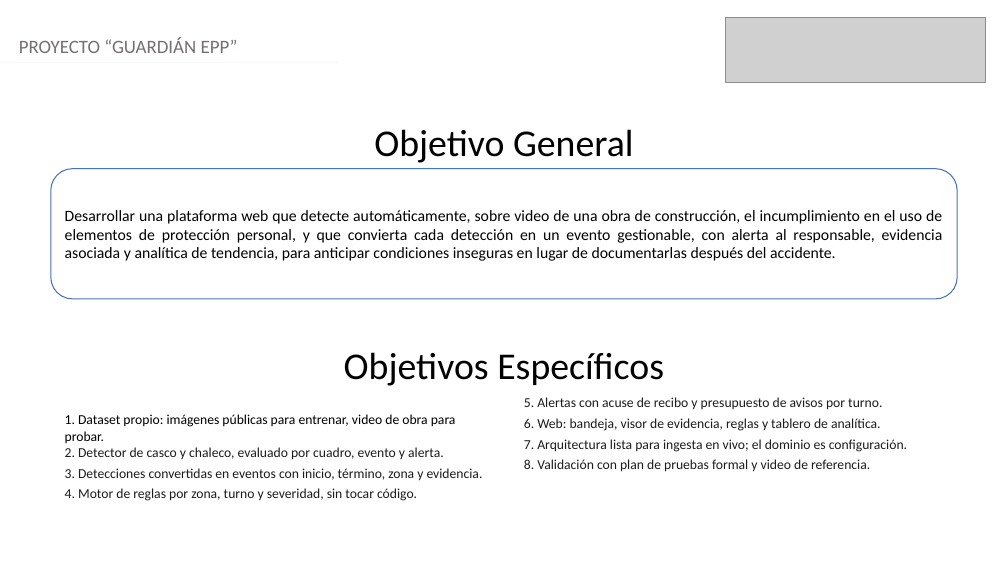
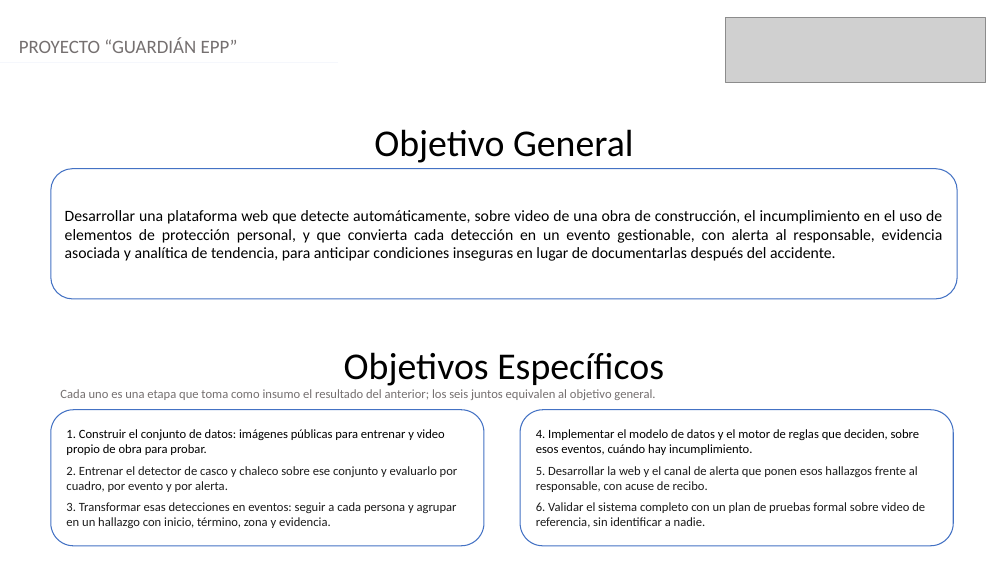
Before and after one commit to EdgarTolentino/proyecto-capstone-2026, a slide deck: slide 4 of Fase 1/Evidencias Grupales/Presentación Proyecto.pptx. Drawn at 1008x567 pixels with LibreOffice and Linux fonts; fonts in the diff are those of the drawing; grey boxes stand for pictures. Boxes give left, top, right and bottom in pixels: in the first picture for what was removed or moved away, otherwise in the second. Text is boxed around its words. In the diff, an @@ line names an element or a change of style, - is before the commit and + after.

```diff
--- a/Fase 1/Evidencias Grupales/Presentación Proyecto.pptx
+++ b/Fase 1/Evidencias Grupales/Presentación Proyecto.pptx
@@ text added at (60, 389, 655, 400), 12 pt, text #757070 @@
+Cada uno es una etapa que toma como insumo el resultado del anterior; los seis juntos equivalen al objetivo general.
@@ rounded rectangle "1. Construir el conjunto de ...": place and size @@
-rounded rectangle "1. Construir el conjunto de ..." at (65, 414, 483, 501)
+rounded rectangle "1. Construir el conjunto de ..." at (51, 410, 484, 546)
@@ rounded rectangle "1. Construir el conjunto de ..." at (51, 410, 484, 546): outline none to #4472C4 1 pt @@
@@ rounded rectangle added at (520, 410, 954, 546), fill #FFFFFF, outline #4472C4 1 pt, 12 pt, text #1C1C1C @@
+4. Implementar el modelo de datos y el motor de reglas que deciden, sobre esos eventos, cuándo hay incumplimiento.
+5. Desarrollar la web y el canal de alerta que ponen esos hallazgos frente al responsable, con acuse de recibo.
+6. Validar el sistema completo con un plan de pruebas formal sobre video de referencia, sin identificar a nadie.
@@ text removed at (524, 397, 907, 472) @@
-5. Alertas con acuse de recibo y presupuesto de avisos por turno.
-6. Web: bandeja, visor de evidencia, reglas y tablero de analítica.
-7. Arquitectura lista para ingesta en vivo; el dominio es configuración.
-8. Validación con plan de pruebas formal y video de referencia.
@@ text in rounded rectangle at (66, 429, 458, 528): text changed; size 13 to 12 pt @@
-1. Dataset propio: imágenes públicas para entrenar, video de obra para probar.
-2. Detector de casco y chaleco, evaluado por cuadro, evento y alerta.
-3. Detecciones convertidas en eventos con inicio, término, zona y evidencia.
-4. Motor de reglas por zona, turno y severidad, sin tocar código.
+1. Construir el conjunto de datos: imágenes públicas para entrenar y video propio de obra para probar.
+2. Entrenar el detector de casco y chaleco sobre ese conjunto y evaluarlo por cuadro, por evento y por alerta.
+3. Transformar esas detecciones en eventos: seguir a cada persona y agrupar en un hallazgo con inicio, término, zona y evidencia.
```
Also in this commit, not shown: 2 other files.
